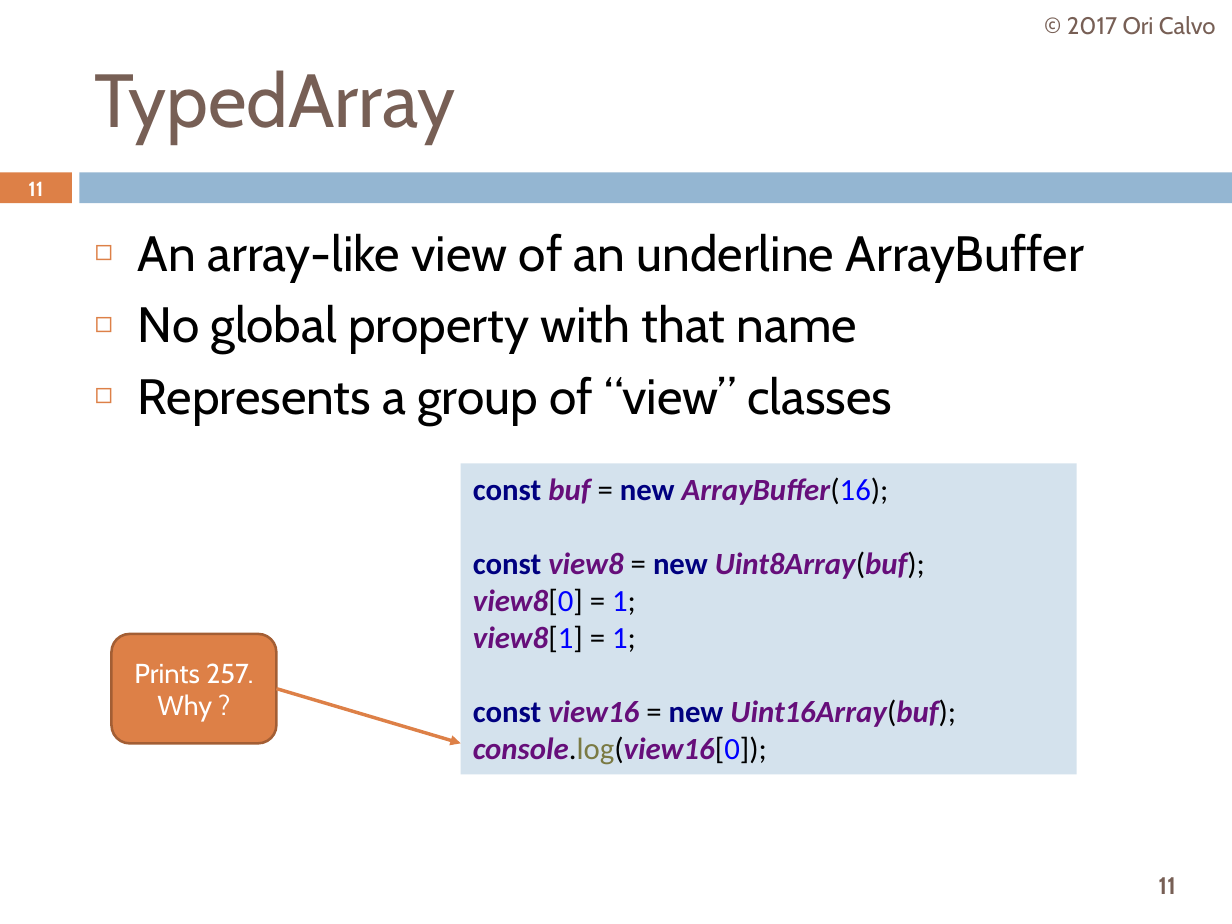
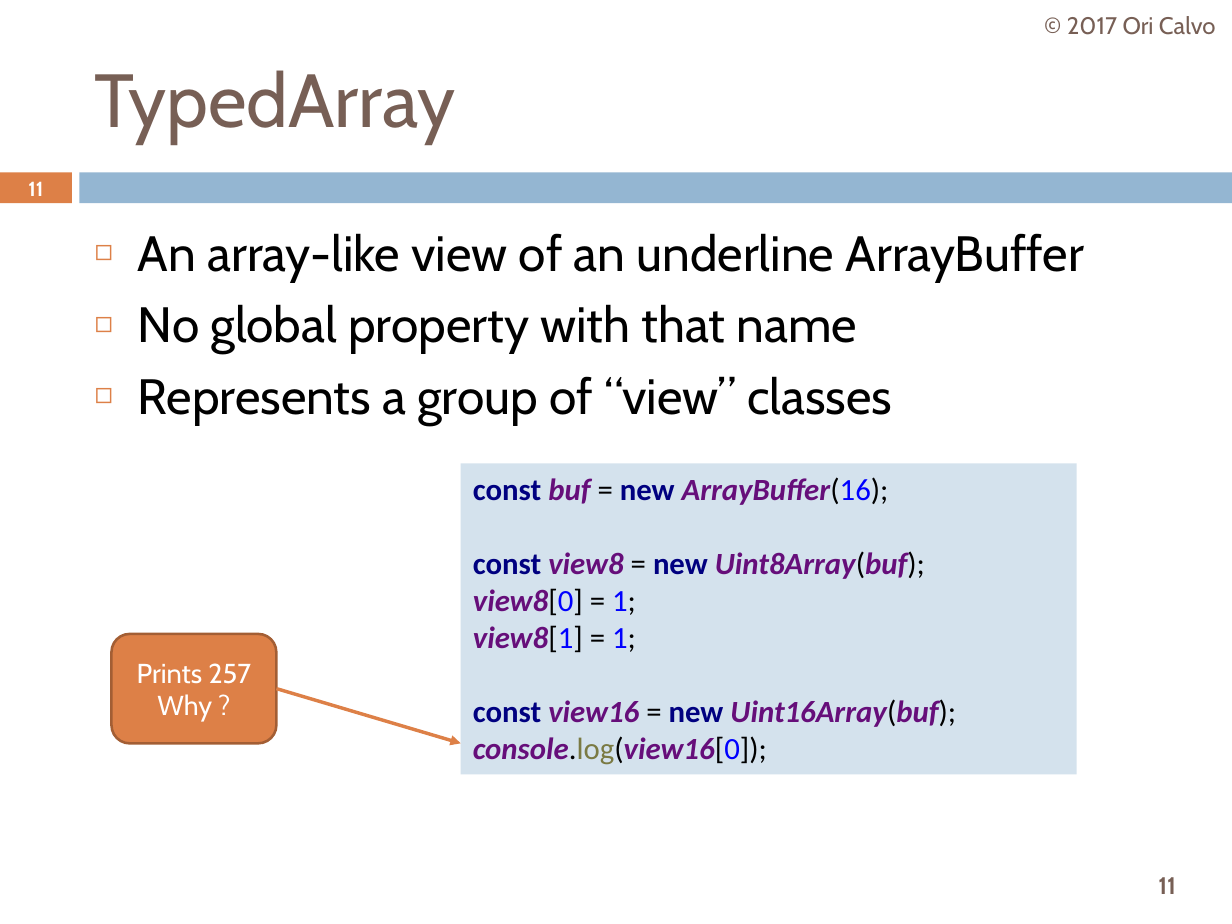
Before and after one commit to oricalvo/course-nodejs, a slide deck: slide 11 of PPTs/05 Core Modules.pptx. Drawn at 1232x924 pixels with LibreOffice and Linux fonts; fonts in the diff are those of the drawing. Boxes give left, top, right and bottom in pixels: in the first picture for what was removed or moved away, otherwise in the second. Text is boxed around its words. In the diff, an @@ line names an element or a change of style, - is before the commit and + after.

```diff
--- a/PPTs/05 Core Modules.pptx
+++ b/PPTs/05 Core Modules.pptx
@@ text in rounded rectangle at bbox=[137, 663, 251, 722]: text changed @@
-Prints 257. Why ?
+Prints 257 Why ?
```
Also in this commit, not shown: 1 other slide changed.
